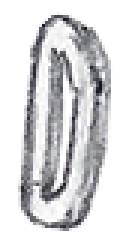
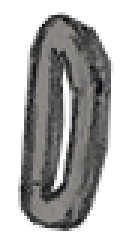
Layer changes from the first 135×252 image to the second:
added layer "colors2" (multiply) above "side" over [18, 12, 114, 231]
painted on "side" over [51, 66, 72, 192]
